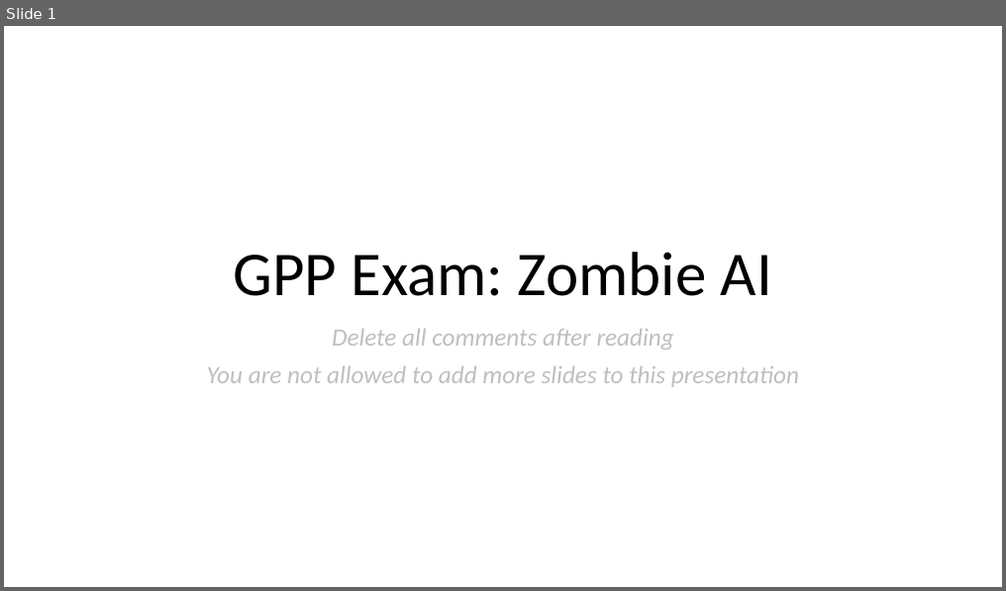
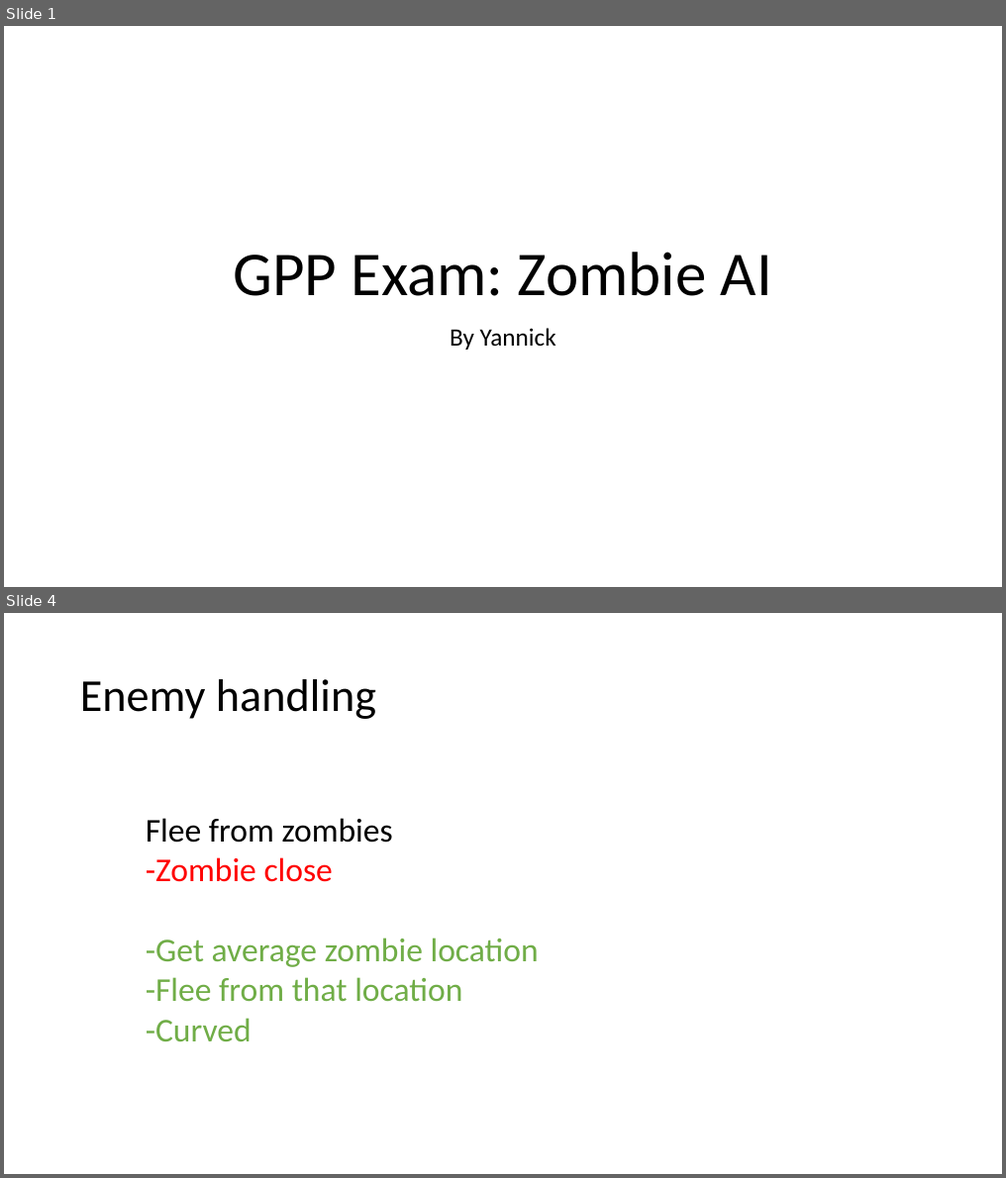
Before and after one commit to DAE-GD-2025-2026/gameai-zombie-Yannick-Ruijter, a slide deck: GPP_ZombieAI_RuijterYannick_2DAE09.pptx. Shown one above the other, each under a label of ours: slide 1 before the commit, slides 1 and 4 after it; the slides between them are not shown. The pictures are 1006x591 and 1006x1178 pixels, drawn with LibreOffice and Linux fonts; fonts in the diff are those of the drawing. Boxes give left, top, right and bottom in pixels: in the first picture for what was removed or moved away, otherwise in the second. Text is boxed around its words. In the diff, an @@ line names an element or a change of style, - is before the commit and + after.

```diff
--- a/GPP_ZombieAI_RuijterYannick_2DAE09.pptx
+++ b/GPP_ZombieAI_RuijterYannick_2DAE09.pptx
@@ slide 4 added at [4, 613, 1002, 1174], background #FFFFFF @@
@@ title added at [80, 679, 376, 719], 44 pt, text #000000 @@
+Enemy handling
@@ rectangle added at [30, 739, 942, 1106], fill #FFFFFF, outline #FFFFFF 1 pt @@
@@ rectangle added at [112, 768, 859, 1106], fill #FFFFFF, outline #FFFFFF 1 pt @@
@@ text added at [146, 818, 539, 1042], 32 pt, text #70AD47 @@
+Flee from zombies
+-Zombie close
+-Get average zombie location
+-Flee from that location
+-Curved
@@ text added at [118, 859, 410, 950], 24 pt, text #000000 @@
+  Stored Data
+  -Zombies in sight -> Shooting zombies
+  -Zombies close -> Fleeing
@@ slide 1 changed as well @@
@@ subtitle at [450, 328, 556, 350]: text changed; text colour #BFBFBF to #000000; italic off @@
-Delete all comments after reading
-You are not allowed to add more slides to this presentation
+By Yannick
```
Also in this commit, not shown: 3 other slides changed, 2 other slides added, 3 slides removed, 1 other file.
